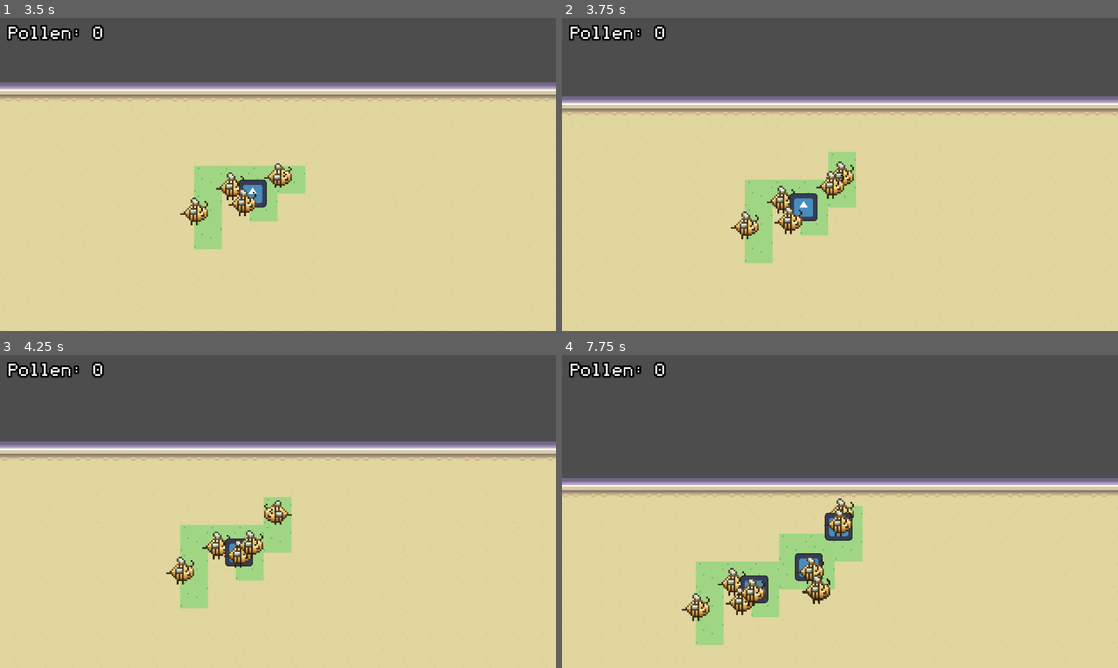
Above: before the commit, frames 1-4 (two rows, left to right).
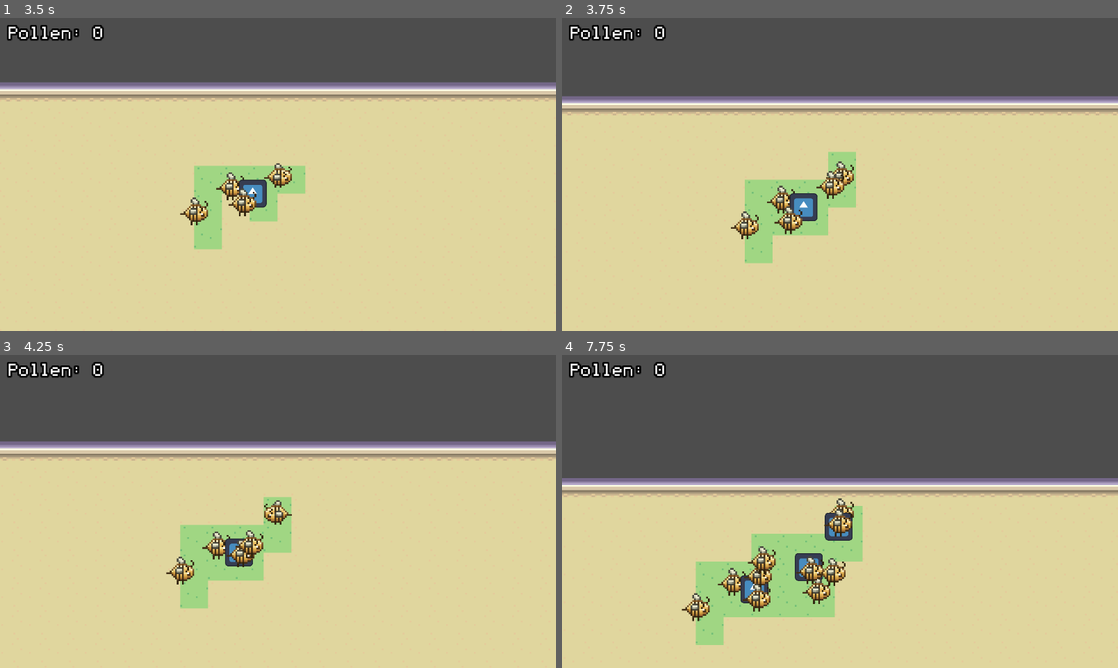
Above: after the commit, the same moments.

Repository: takanazwa5/HelloGameJam2025
Game: Godot game, scene res://scenes/main/main.tscn
The game is run twice, just before and just after one commit, with the same random seed, the same clock (stepped at 60 frames per second) and the same inputs. The engine's default icon, where the game draws it, is replaced by a stand-in: a white triangle on a blue panel in a dark square.
Inputs (mouse positions are in pixels of both pictures, inside the frame that each line leads up to):
- Up to frame 1 (3.5 s): click "Start" at 0.5 s; move the mouse to (400, 158) at 1.27 s; hold 1 (SpawnBee) 1.28-2.03 s; move the mouse to (166, 190) at 2.02 s; tap 1 (SpawnBee) at 2.1, 3.05 s; move the mouse to (333, 105) at 2.77 s; hold 2 (SpawnBeeHive) from 2.78 s (still down)
- Up to frame 2 (3.75 s): move the mouse to (812, 237) at 3.52 s; release 2 (SpawnBeeHive) at 3.53 s; tap 1 (SpawnBee) at 3.6 s
- Up to frame 3 (4.25 s): no input
- Up to frame 4 (7.75 s): move the mouse to (1006, 558) at 4.27 s; hold 1 (SpawnBee) 4.28-5.03 s; move the mouse to (673, 464) at 5.02 s; tap 2 (SpawnBeeHive) at 5.1 s; tap 1 (SpawnBee) at 5.3, 6.6, 7.55 s; move the mouse to (867, 511) at 5.77 s; hold 1 (SpawnBee) 5.78-6.53 s; move the mouse to (756, 433) at 6.52 s; move the mouse to (962, 495) at 7.27 s; hold 2 (SpawnBeeHive) from 7.28 s (still down)

Frame 1 is identical in both runs. In frame 2, 0.2% of the frame differs, in the area x 37-43%, y 60-70%; in frame 3, 0.5%; in frame 4, 2.5%, in the area x 29-51%, y 57-84%.
Error before the commit: Invalid access to property or key 'position' on a base object of type 'Nil'. (res://features/Bee/worker_bee.gd:12)
Error after the commit: Invalid access to property or key 'position' on a base object of type 'Nil'. (res://features/Bee/worker_bee.gd:14)

Commit message:
Updated game and bee

Diff:
--- a/features/Bee/worker_bee.gd
+++ b/features/Bee/worker_bee.gd
@@ -1,6 +1,8 @@
 class_name WorkerBee extends Node2D
 
 var level : LevelGenerator
+var game : Game
+
 var speed : float = 25
 var home_hive : BeeHive
 var target_pos : Vector2i
@@ -23,7 +25,7 @@
 		if fixed_tile:
 			target_pos = get_best_tile()
 		else:
-			level.set_tile(LevelGenerator.TileType.NORMAL, target_pos.x, target_pos.y)
+			level.set_tile(LevelGenerator.TileType.NORMAL, target_pos.x / 16, target_pos.y / 16)
 
 		fixed_tile = !fixed_tile
 
--- a/scenes/game/game.gd
+++ b/scenes/game/game.gd
@@ -33,6 +33,7 @@
 
 		new_bee.set_home(best_hive)
 		new_bee.level = level
+		new_bee.game = self
 
 		bees.append(new_bee)
 
Not shown: 1 places in scenes/game/game.tscn that only renumber resources
